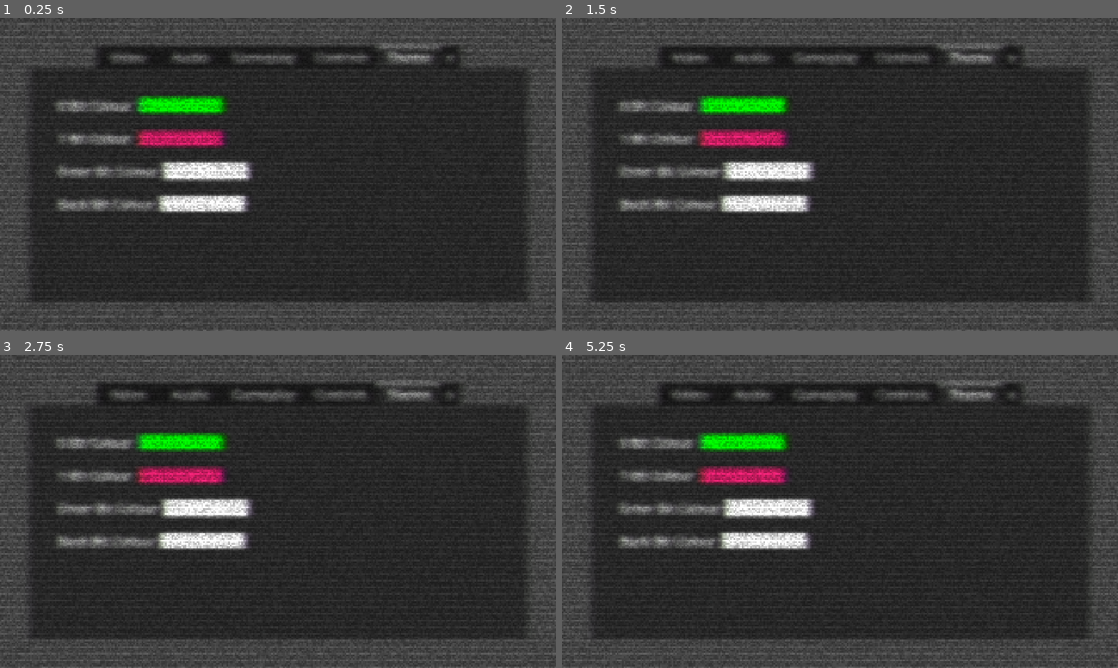
Above: before the commit, frames 1-4 (two rows, left to right).
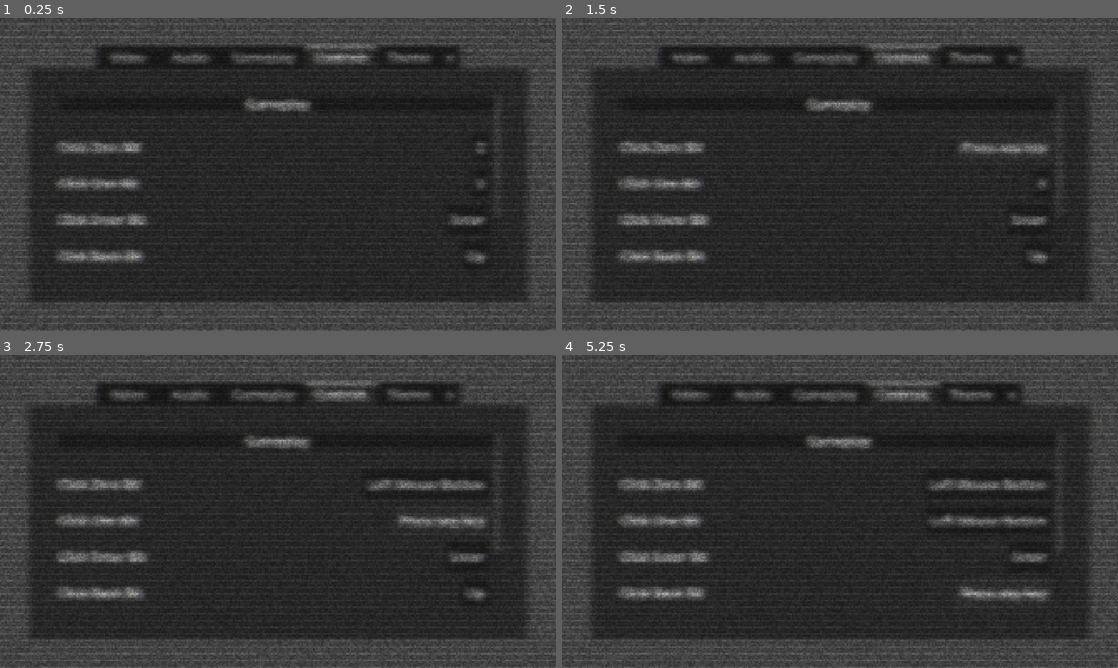
Above: after the commit, the same moments.

Repository: joeljanzen/Bitstreamer
Game: Godot game, scene res://Scenes/UI/settings_ui.tscn
Two runs of this game, one before a commit and one after it. Both use one fixed random seed, a clock stepped at 60 frames per second and the inputs below. This scene is started directly instead of the project's main scene. Sound files missing from this copy of the repository are replaced by a short silence.
Inputs (mouse positions are in pixels of both pictures, inside the frame that each line leads up to):
- Up to frame 1 (0.25 s): no input
- Up to frame 2 (1.5 s): click (1040, 146) at 0.5 s, where only the run after the commit has a clickable "Z"; click (1001, 146) at 1.25 s, where only the run after the commit has a clickable "Press any key"
- Up to frame 3 (2.75 s): click (478, 520) at 2 s, where only the run after the commit has a clickable "X"
- Up to frame 4 (5.25 s): click (990, 483) at 2.75 s, where only the run after the commit has a clickable "Left Mouse Button"; click (990, 520) at 3.5 s, where only the run after the commit has a clickable "Left Mouse Button"; click (1001, 520) at 4.25 s, where only the run after the commit has a clickable "Press any key"; click (1034, 592) at 5 s, where only the run after the commit has a clickable "Up"

The runs differ from the first frame. In frame 1, 9.6% of the frame differs, in the area x 9-88%, y 8-79%; in frame 2, 10%; in frame 3, 11%; in frame 4, 11%.

Commit message:
Controls settings

Diff:
--- /dev/null
+++ b/Scenes/UI/controls_settings.gd
@@ -0,0 +1,106 @@
+extends Control
+## UI for controls settings.
+
+@onready var _zero_bit_button = $MarginContainer/VBoxContainer/ScrollContainer/VBoxContainer/KeybindButton/ZeroBitClick
+@onready var _one_bit_button = $MarginContainer/VBoxContainer/ScrollContainer/VBoxContainer/KeybindButton2/OneBitClick
+@onready var _enter_bit_button = $MarginContainer/VBoxContainer/ScrollContainer/VBoxContainer/KeybindButton3/EnterBitClick
+@onready var _back_bit_button = $MarginContainer/VBoxContainer/ScrollContainer/VBoxContainer/KeybindButton4/BackBitClick
+@onready var _level_ui_button = $MarginContainer/VBoxContainer/ScrollContainer/VBoxContainer/KeybindButton5/ToggleLevelUI
+
+@onready var _menu_click_sound: AudioStreamPlayer = $"../../../../MenuClick"
+@onready var _menu_focus_sound: AudioStreamPlayer = $"../../../../MenuFocus"
+
+var current_action: String
+var current_button: Button
+var waiting_for_input := false
+
+
+## Set all controls settings to their current states.
+func _ready() -> void:
+	_set_button_text_to_bind(_zero_bit_button, "0_bit")
+	_set_button_text_to_bind(_one_bit_button, "1_bit")
+	_set_button_text_to_bind(_enter_bit_button, "enter_bit")
+	_set_button_text_to_bind(_back_bit_button, "back_bit")
+	_set_button_text_to_bind(_level_ui_button, "toggle_level_UI")
+
+
+func _input(event: InputEvent) -> void:
+	if waiting_for_input:
+		if event is InputEventKey || event is InputEventMouseButton and event.is_pressed():
+			_menu_click_sound.play()
+			#print("adding keybind of %s to action %s" % [event.as_text(), current_action])
+			InputMap.action_erase_events(current_action)
+			InputMap.action_add_event(current_action, event)
+			_set_button_text_to_bind(current_button, current_action)
+
+			waiting_for_input = false
+
+
+## Set the displayed text for the button to the bind for the event given
+func _set_button_text_to_bind(button: Button, event: String) -> void:
+	var bind = InputMap.action_get_events(event)[0].as_text().trim_suffix(" - Physical")
+	button.text = " " + bind + " "
+
+
+func _on_zero_bit_click_pressed() -> void:
+	_menu_click_sound.play()
+	waiting_for_input = true
+	current_action = "0_bit"
+	current_button = _zero_bit_button
+
+	current_button.text = " Press any key "
+
+
+func _on_one_bit_click_pressed() -> void:
+	_menu_click_sound.play()
+	waiting_for_input = true
+	current_action = "1_bit"
+	current_button = _one_bit_button
+
+	current_button.text = " Press any key "
+
+
+func _on_enter_bit_click_pressed() -> void:
+	_menu_click_sound.play()
+	waiting_for_input = true
+	current_action = "enter_bit"
+	current_button = _enter_bit_button
+
+	current_button.text = " Press any key "
+
+
+func _on_back_bit_click_pressed() -> void:
+	_menu_click_sound.play()
+	waiting_for_input = true
+	current_action = "back_bit"
+	current_button = _back_bit_button
+
+	current_button.text = " Press any key "
+
+
+func _on_toggle_level_ui_pressed() -> void:
+	_menu_click_sound.play()
+	waiting_for_input = true
+	current_action = "toggle_level_UI"
+	current_button = _level_ui_button
+
+	current_button.text = " Press any key "
+
+
+func _on_zero_bit_click_mouse_entered() -> void:
+	_menu_focus_sound.play()
+
+
+func _on_one_bit_click_mouse_entered() -> void:
+	_menu_focus_sound.play()
+
+
+func _on_enter_bit_click_mouse_entered() -> void:
+	_menu_focus_sound.play()
+
+
+func _on_back_bit_click_mouse_entered() -> void:
+	_menu_focus_sound.play()
+
+func _on_toggle_level_ui_mouse_entered() -> void:
+	_menu_focus_sound.play()
--- a/Scenes/UI/settings_ui.tscn
+++ b/Scenes/UI/settings_ui.tscn
@@ -5,6 +5,7 @@
 [ext_resource type="Script" uid="uid://mrx3y4y7fgem" path="res://Scripts/UI/Settings/video_settings.gd" id="3_7p8ph"]
 [ext_resource type="Script" uid="uid://borjw6w2ey2pp" path="res://Scripts/UI/Settings/audio_settings.gd" id="4_4ws3r"]
 [ext_resource type="Script" uid="uid://dn8pescend2an" path="res://Scripts/UI/Settings/gameplay_settings.gd" id="5_o3mvw"]
+[ext_resource type="Script" uid="uid://dl1yrbxq1qtwl" path="res://Scenes/UI/controls_settings.gd" id="6_4ws3r"]
 [ext_resource type="Script" uid="uid://b101e07ttbgf" path="res://Scripts/UI/Settings/theme_settings.gd" id="6_ijavf"]
 [ext_resource type="AudioStream" uid="uid://cmnpxs8mq0ia5" path="res://Resources/Audio/SFX/MenuClick.wav" id="7_xoqkd"]
 [ext_resource type="PackedScene" uid="uid://btn2epedit6s3" path="res://Scenes/UI/color_button.tscn" id="7_ym2e5"]
@@ -38,7 +39,7 @@
 size_flags_vertical = 3
 theme = ExtResource("2_ym2e5")
 tab_alignment = 1
-current_tab = 4
+current_tab = 3
 clip_tabs = false
 tab_focus_mode = 0
 tab_0/title = "   Video   "
@@ -64,7 +65,7 @@
 grow_vertical = 2
 theme_override_constants/margin_left = 100
 theme_override_constants/margin_top = 100
-theme_override_constants/margin_right = 150
+theme_override_constants/margin_right = 100
 theme_override_constants/margin_bottom = 100
 
 [node name="VBoxContainer" type="VBoxContainer" parent="CanvasLayer/MarginContainer/TabContainer/Video/MarginContainer" unique_id=1317892370]
@@ -114,7 +115,7 @@
 grow_vertical = 2
 theme_override_constants/margin_left = 100
 theme_override_constants/margin_top = 100
-theme_override_constants/margin_right = 150
+theme_override_constants/margin_right = 100
 theme_override_constants/margin_bottom = 100
 
 [node name="VBoxContainer" type="VBoxContainer" parent="CanvasLayer/MarginContainer/TabContainer/Audio/MarginContainer" unique_id=853493677]
@@ -193,7 +194,7 @@
 grow_vertical = 2
 theme_override_constants/margin_left = 100
 theme_override_constants/margin_top = 100
-theme_override_constants/margin_right = 150
+theme_override_constants/margin_right = 100
 theme_override_constants/margin_bottom = 100
 
 [node name="VBoxContainer" type="VBoxContainer" parent="CanvasLayer/MarginContainer/TabContainer/Gameplay/MarginContainer" unique_id=1237976513]
@@ -255,12 +256,196 @@
 text = "Level Interface "
 
 [node name="Controls" type="Control" parent="CanvasLayer/MarginContainer/TabContainer" unique_id=29722946]
-visible = false
-layout_mode = 2
+layout_mode = 2
+script = ExtResource("6_4ws3r")
 metadata/_tab_index = 3
 metadata/_tab_name = "  Controls  "
 
+[node name="MarginContainer" type="MarginContainer" parent="CanvasLayer/MarginContainer/TabContainer/Controls" unique_id=2121401645]
+layout_mode = 1
+anchors_preset = 15
+anchor_right = 1.0
+anchor_bottom = 1.0
+grow_horizontal = 2
+grow_vertical = 2
+theme_override_constants/margin_left = 100
+theme_override_constants/margin_top = 100
+theme_override_constants/margin_right = 100
+theme_override_constants/margin_bottom = 100
+
+[node name="VBoxContainer" type="VBoxContainer" parent="CanvasLayer/MarginContainer/TabContainer/Controls/MarginContainer" unique_id=933063746]
+layout_mode = 2
+theme_override_constants/separation = 50
+
+[node name="ScrollContainer" type="ScrollContainer" parent="CanvasLayer/MarginContainer/TabContainer/Controls/MarginContainer/VBoxContainer" unique_id=1628834083]
+layout_mode = 2
+size_flags_vertical = 3
+
+[node name="VBoxContainer" type="VBoxContainer" parent="CanvasLayer/MarginContainer/TabContainer/Controls/MarginContainer/VBoxContainer/ScrollContainer" unique_id=1469274341]
+layout_mode = 2
+size_flags_horizontal = 3
+theme_override_constants/separation = 25
+
+[node name="GameplaySeparator" type="Panel" parent="CanvasLayer/MarginContainer/TabContainer/Controls/MarginContainer/VBoxContainer/ScrollContainer/VBoxContainer" unique_id=563523029]
+custom_minimum_size = Vector2(0, 50)
+layout_mode = 2
+
+[node name="GameplayLabel" type="Label" parent="CanvasLayer/MarginContainer/TabContainer/Controls/MarginContainer/VBoxContainer/ScrollContainer/VBoxContainer/GameplaySeparator" unique_id=239067558]
+layout_mode = 1
+anchors_preset = 8
+anchor_left = 0.5
+anchor_top = 0.5
+anchor_right = 0.5
+anchor_bottom = 0.5
+offset_left = -99.0
+offset_top = -23.0
+offset_right = 99.0
+offset_bottom = 23.0
+grow_horizontal = 2
+grow_vertical = 2
+size_flags_horizontal = 4
+text = "Gameplay"
+
+[node name="Spacer" type="Control" parent="CanvasLayer/MarginContainer/TabContainer/Controls/MarginContainer/VBoxContainer/ScrollContainer/VBoxContainer" unique_id=1435447413]
+custom_minimum_size = Vector2(0, 25)
+layout_mode = 2
+
+[node name="KeybindButton" type="HBoxContainer" parent="CanvasLayer/MarginContainer/TabContainer/Controls/MarginContainer/VBoxContainer/ScrollContainer/VBoxContainer" unique_id=2003695086]
+layout_mode = 2
+
+[node name="ActionLabel" type="Label" parent="CanvasLayer/MarginContainer/TabContainer/Controls/MarginContainer/VBoxContainer/ScrollContainer/VBoxContainer/KeybindButton" unique_id=1589276085]
+layout_mode = 2
+mouse_filter = 1
+text = "Click Zero Bit"
+
+[node name="ZeroBitClick" type="Button" parent="CanvasLayer/MarginContainer/TabContainer/Controls/MarginContainer/VBoxContainer/ScrollContainer/VBoxContainer/KeybindButton" unique_id=1034372986]
+custom_minimum_size = Vector2(0, 100)
+layout_mode = 2
+size_flags_horizontal = 10
+size_flags_vertical = 8
+focus_mode = 0
+theme = ExtResource("2_ym2e5")
+text = " 0 "
+
+[node name="Spacer" type="Control" parent="CanvasLayer/MarginContainer/TabContainer/Controls/MarginContainer/VBoxContainer/ScrollContainer/VBoxContainer/KeybindButton" unique_id=820208534]
+custom_minimum_size = Vector2(20, 0)
+layout_mode = 2
+
+[node name="KeybindButton2" type="HBoxContainer" parent="CanvasLayer/MarginContainer/TabContainer/Controls/MarginContainer/VBoxContainer/ScrollContainer/VBoxContainer" unique_id=1156175079]
+layout_mode = 2
+
+[node name="ActionLabel" type="Label" parent="CanvasLayer/MarginContainer/TabContainer/Controls/MarginContainer/VBoxContainer/ScrollContainer/VBoxContainer/KeybindButton2" unique_id=355181695]
+layout_mode = 2
+mouse_filter = 1
+text = "Click One Bit"
+
+[node name="OneBitClick" type="Button" parent="CanvasLayer/MarginContainer/TabContainer/Controls/MarginContainer/VBoxContainer/ScrollContainer/VBoxContainer/KeybindButton2" unique_id=1870582109]
+custom_minimum_size = Vector2(0, 100)
+layout_mode = 2
+size_flags_horizontal = 10
+size_flags_vertical = 8
+focus_mode = 0
+theme = ExtResource("2_ym2e5")
+text = " 1 "
+
+[node name="Spacer" type="Control" parent="CanvasLayer/MarginContainer/TabContainer/Controls/MarginContainer/VBoxContainer/ScrollContainer/VBoxContainer/KeybindButton2" unique_id=698205072]
+custom_minimum_size = Vector2(20, 0)
+layout_mode = 2
+
+[node name="KeybindButton3" type="HBoxContainer" parent="CanvasLayer/MarginContainer/TabContainer/Controls/MarginContainer/VBoxContainer/ScrollContainer/VBoxContainer" unique_id=105171814]
+layout_mode = 2
+
+[node name="ActionLabel" type="Label" parent="CanvasLayer/MarginContainer/TabContainer/Controls/MarginContainer/VBoxContainer/ScrollContainer/VBoxContainer/KeybindButton3" unique_id=367014669]
+layout_mode = 2
+mouse_filter = 1
+text = "Click Enter Bit"
+
+[node name="EnterBitClick" type="Button" parent="CanvasLayer/MarginContainer/TabContainer/Controls/MarginContainer/VBoxContainer/ScrollContainer/VBoxContainer/KeybindButton3" unique_id=1228514475]
+custom_minimum_size = Vector2(0, 100)
+layout_mode = 2
+size_flags_horizontal = 10
+size_flags_vertical = 8
+focus_mode = 0
+theme = ExtResource("2_ym2e5")
+text = " Enter "
+
+[node name="Spacer" type="Control" parent="CanvasLayer/MarginContainer/TabContainer/Controls/MarginContainer/VBoxContainer/ScrollContainer/VBoxContainer/KeybindButton3" unique_id=1920111676]
+custom_minimum_size = Vector2(20, 0)
+layout_mode = 2
+
+[node name="KeybindButton4" type="HBoxContainer" parent="CanvasLayer/MarginContainer/TabContainer/Controls/MarginContainer/VBoxContainer/ScrollContainer/VBoxContainer" unique_id=1664406226]
+layout_mode = 2
+
+[node name="ActionLabel" type="Label" parent="CanvasLayer/MarginContainer/TabContainer/Controls/MarginContainer/VBoxContainer/ScrollContainer/VBoxContainer/KeybindButton4" unique_id=17418925]
+layout_mode = 2
+mouse_filter = 1
+text = "Click Back Bit"
+
+[node name="BackBitClick" type="Button" parent="CanvasLayer/MarginContainer/TabContainer/Controls/MarginContainer/VBoxContainer/ScrollContainer/VBoxContainer/KeybindButton4" unique_id=154096359]
+custom_minimum_size = Vector2(0, 100)
+layout_mode = 2
+size_flags_horizontal = 10
+size_flags_vertical = 8
+focus_mode = 0
+theme = ExtResource("2_ym2e5")
+text = " Up "
+
+[node name="Spacer" type="Control" parent="CanvasLayer/MarginContainer/TabContainer/Controls/MarginContainer/VBoxContainer/ScrollContainer/VBoxContainer/KeybindButton4" unique_id=221678346]
+custom_minimum_size = Vector2(20, 0)
+layout_mode = 2
+
+[node name="Spacer2" type="Control" parent="CanvasLayer/MarginContainer/TabContainer/Controls/MarginContainer/VBoxContainer/ScrollContainer/VBoxContainer" unique_id=1352130963]
+custom_minimum_size = Vector2(0, 25)
+layout_mode = 2
+
+[node name="InterfaceSeparator" type="Panel" parent="CanvasLayer/MarginContainer/TabContainer/Controls/MarginContainer/VBoxContainer/ScrollContainer/VBoxContainer" unique_id=263771924]
+custom_minimum_size = Vector2(0, 50)
+layout_mode = 2
+size_flags_vertical = 4
+
+[node name="InterfaceLabel" type="Label" parent="CanvasLayer/MarginContainer/TabContainer/Controls/MarginContainer/VBoxContainer/ScrollContainer/VBoxContainer/InterfaceSeparator" unique_id=368261289]
+layout_mode = 1
+anchors_preset = 8
+anchor_left = 0.5
+anchor_top = 0.5
+anchor_right = 0.5
+anchor_bottom = 0.5
+offset_left = -99.0
+offset_top = -23.0
+offset_right = 99.0
+offset_bottom = 23.0
+grow_horizontal = 2
+grow_vertical = 2
+size_flags_horizontal = 4
+text = "Interface"
+
+[node name="Spacer3" type="Control" parent="CanvasLayer/MarginContainer/TabContainer/Controls/MarginContainer/VBoxContainer/ScrollContainer/VBoxContainer" unique_id=692727898]
+custom_minimum_size = Vector2(0, 25)
+layout_mode = 2
+
+[node name="KeybindButton5" type="HBoxContainer" parent="CanvasLayer/MarginContainer/TabContainer/Controls/MarginContainer/VBoxContainer/ScrollContainer/VBoxContainer" unique_id=972426781]
+layout_mode = 2
+
+[node name="ActionLabel" type="Label" parent="CanvasLayer/MarginContainer/TabContainer/Controls/MarginContainer/VBoxContainer/ScrollContainer/VBoxContainer/KeybindButton5" unique_id=635441574]
+layout_mode = 2
+mouse_filter = 1
+text = "Toggle Level Interface"
+
+[node name="ToggleLevelUI" type="Button" parent="CanvasLayer/MarginContainer/TabContainer/Controls/MarginContainer/VBoxContainer/ScrollContainer/VBoxContainer/KeybindButton5" unique_id=501388197]
+custom_minimum_size = Vector2(0, 100)
+layout_mode = 2
+size_flags_horizontal = 10
+size_flags_vertical = 8
+focus_mode = 0
+theme = ExtResource("2_ym2e5")
+text = " Tab "
+
+[node name="Spacer" type="Control" parent="CanvasLayer/MarginContainer/TabContainer/Controls/MarginContainer/VBoxContainer/ScrollContainer/VBoxContainer/KeybindButton5" unique_id=1249089136]
+custom_minimum_size = Vector2(20, 0)
+layout_mode = 2
+
 [node name="Theme" type="Control" parent="CanvasLayer/MarginContainer/TabContainer" unique_id=1071803890]
+visible = false
 layout_mode = 2
 script = ExtResource("6_ijavf")
 metadata/_tab_index = 4
@@ -275,7 +460,7 @@
 grow_vertical = 2
 theme_override_constants/margin_left = 100
 theme_override_constants/margin_top = 100
-theme_override_constants/margin_right = 150
+theme_override_constants/margin_right = 100
 theme_override_constants/margin_bottom = 100
 
 [node name="VBoxContainer" type="VBoxContainer" parent="CanvasLayer/MarginContainer/TabContainer/Theme/MarginContainer" unique_id=226267684]
@@ -365,11 +550,25 @@
 [connection signal="toggled" from="CanvasLayer/MarginContainer/TabContainer/Gameplay/MarginContainer/VBoxContainer/HBoxContainer6/MissEffect" to="CanvasLayer/MarginContainer/TabContainer/Gameplay" method="_on_miss_effect_toggled"]
 [connection signal="toggled" from="CanvasLayer/MarginContainer/TabContainer/Gameplay/MarginContainer/VBoxContainer/HBoxContainer4/CursorFlicker" to="CanvasLayer/MarginContainer/TabContainer/Gameplay" method="_on_cursor_flicker_toggled"]
 [connection signal="toggled" from="CanvasLayer/MarginContainer/TabContainer/Gameplay/MarginContainer/VBoxContainer/HBoxContainer5/LevelUI" to="CanvasLayer/MarginContainer/TabContainer/Gameplay" method="_on_level_ui_toggled"]
+[connection signal="mouse_entered" from="CanvasLayer/MarginContainer/TabContainer/Controls/MarginContainer/VBoxContainer/ScrollContainer/VBoxContainer/KeybindButton/ZeroBitClick" to="CanvasLayer/MarginContainer/TabContainer/Controls" method="_on_zero_bit_click_mouse_entered"]
+[connection signal="pressed" from="CanvasLayer/MarginContainer/TabContainer/Controls/MarginContainer/VBoxContainer/ScrollContainer/VBoxContainer/KeybindButton/ZeroBitClick" to="CanvasLayer/MarginContainer/TabContainer/Controls" method="_on_zero_bit_click_pressed"]
+[connection signal="mouse_entered" from="CanvasLayer/MarginContainer/TabContainer/Controls/MarginContainer/VBoxContainer/ScrollContainer/VBoxContainer/KeybindButton2/OneBitClick" to="CanvasLayer/MarginContainer/TabContainer/Controls" method="_on_one_bit_click_mouse_entered"]
+[connection signal="pressed" from="CanvasLayer/MarginContainer/TabContainer/Controls/MarginContainer/VBoxContainer/ScrollContainer/VBoxContainer/KeybindButton2/OneBitClick" to="CanvasLayer/MarginContainer/TabContainer/Controls" method="_on_one_bit_click_pressed"]
+[connection signal="mouse_entered" from="CanvasLayer/MarginContainer/TabContainer/Controls/MarginContainer/VBoxContainer/ScrollContainer/VBoxContainer/KeybindButton3/EnterBitClick" to="CanvasLayer/MarginContainer/TabContainer/Controls" method="_on_enter_bit_click_mouse_entered"]
+[connection signal="pressed" from="CanvasLayer/MarginContainer/TabContainer/Controls/MarginContainer/VBoxContainer/ScrollContainer/VBoxContainer/KeybindButton3/EnterBitClick" to="CanvasLayer/MarginContainer/TabContainer/Controls" method="_on_enter_bit_click_pressed"]
+[connection signal="mouse_entered" from="CanvasLayer/MarginContainer/TabContainer/Controls/MarginContainer/VBoxContainer/ScrollContainer/VBoxContainer/KeybindButton4/BackBitClick" to="CanvasLayer/MarginContainer/TabContainer/Controls" method="_on_back_bit_click_mouse_entered"]
+[connection signal="pressed" from="CanvasLayer/MarginContainer/TabContainer/Controls/MarginContainer/VBoxContainer/ScrollContainer/VBoxContainer/KeybindButton4/BackBitClick" to="CanvasLayer/MarginContainer/TabContainer/Controls" method="_on_back_bit_click_pressed"]
+[connection signal="mouse_entered" from="CanvasLayer/MarginContainer/TabContainer/Controls/MarginContainer/VBoxContainer/ScrollContainer/VBoxContainer/KeybindButton5/ToggleLevelUI" to="CanvasLayer/MarginContainer/TabContainer/Controls" method="_on_toggle_level_ui_mouse_entered"]
+[connection signal="pressed" from="CanvasLayer/MarginContainer/TabContainer/Controls/MarginContainer/VBoxContainer/ScrollContainer/VBoxContainer/KeybindButton5/ToggleLevelUI" to="CanvasLayer/MarginContainer/TabContainer/Controls" method="_on_toggle_level_ui_pressed"]
 [connection signal="color_changed" from="CanvasLayer/MarginContainer/TabContainer/Theme/MarginContainer/VBoxContainer/HBoxContainer/ZeroBitColor" to="CanvasLayer/MarginContainer/TabContainer/Theme" method="_on_zero_bit_color_color_changed"]
+[connection signal="mouse_entered" from="CanvasLayer/MarginContainer/TabContainer/Theme/MarginContainer/VBoxContainer/HBoxContainer/ZeroBitColor" to="CanvasLayer/MarginContainer/TabContainer/Theme" method="_on_zero_bit_color_mouse_entered"]
 [connection signal="pressed" from="CanvasLayer/MarginContainer/TabContainer/Theme/MarginContainer/VBoxContainer/HBoxContainer/ZeroBitColor" to="CanvasLayer/MarginContainer/TabContainer/Theme" method="_on_zero_bit_color_pressed"]
 [connection signal="color_changed" from="CanvasLayer/MarginContainer/TabContainer/Theme/MarginContainer/VBoxContainer/HBoxContainer2/OneBitColor" to="CanvasLayer/MarginContainer/TabContainer/Theme" method="_on_one_bit_color_color_changed"]
+[connection signal="mouse_entered" from="CanvasLayer/MarginContainer/TabContainer/Theme/MarginContainer/VBoxContainer/HBoxContainer2/OneBitColor" to="CanvasLayer/MarginContainer/TabContainer/Theme" method="_on_one_bit_color_mouse_entered"]
 [connection signal="pressed" from="CanvasLayer/MarginContainer/TabContainer/Theme/MarginContainer/VBoxContainer/HBoxContainer2/OneBitColor" to="CanvasLayer/MarginContainer/TabContainer/Theme" method="_on_one_bit_color_pressed"]
 [connection signal="color_changed" from="CanvasLayer/MarginContainer/TabContainer/Theme/MarginContainer/VBoxContainer/HBoxContainer3/EnterBitColor" to="CanvasLayer/MarginContainer/TabContainer/Theme" method="_on_enter_bit_color_color_changed"]
+[connection signal="mouse_entered" from="CanvasLayer/MarginContainer/TabContainer/Theme/MarginContainer/VBoxContainer/HBoxContainer3/EnterBitColor" to="CanvasLayer/MarginContainer/TabContainer/Theme" method="_on_enter_bit_color_mouse_entered"]
 [connection signal="pressed" from="CanvasLayer/MarginContainer/TabContainer/Theme/MarginContainer/VBoxContainer/HBoxContainer3/EnterBitColor" to="CanvasLayer/MarginContainer/TabContainer/Theme" method="_on_enter_bit_color_pressed"]
 [connection signal="color_changed" from="CanvasLayer/MarginContainer/TabContainer/Theme/MarginContainer/VBoxContainer/HBoxContainer4/BackBitColor" to="CanvasLayer/MarginContainer/TabContainer/Theme" method="_on_back_bit_color_color_changed"]
+[connection signal="mouse_entered" from="CanvasLayer/MarginContainer/TabContainer/Theme/MarginContainer/VBoxContainer/HBoxContainer4/BackBitColor" to="CanvasLayer/MarginContainer/TabContainer/Theme" method="_on_back_bit_color_mouse_entered"]
 [connection signal="pressed" from="CanvasLayer/MarginContainer/TabContainer/Theme/MarginContainer/VBoxContainer/HBoxContainer4/BackBitColor" to="CanvasLayer/MarginContainer/TabContainer/Theme" method="_on_back_bit_color_pressed"]
--- a/Scripts/UI/Settings/theme_settings.gd
+++ b/Scripts/UI/Settings/theme_settings.gd
@@ -7,6 +7,7 @@
 @onready var _back_bit_color_selector = $MarginContainer/VBoxContainer/HBoxContainer4/BackBitColor
 
 @onready var _menu_click_sound: AudioStreamPlayer = $"../../../../MenuClick"
+@onready var _menu_focus_sound: AudioStreamPlayer = $"../../../../MenuFocus"
 @onready var _color_click_sound: AudioStreamPlayer = $"../../../../ColorClick"
 
 
@@ -52,3 +53,19 @@
 
 func _on_back_bit_color_pressed() -> void:
 	_menu_click_sound.play()
+
+
+func _on_zero_bit_color_mouse_entered() -> void:
+	_menu_focus_sound.play()
+
+
+func _on_one_bit_color_mouse_entered() -> void:
+	_menu_focus_sound.play()
+
+
+func _on_enter_bit_color_mouse_entered() -> void:
+	_menu_focus_sound.play()
+
+
+func _on_back_bit_color_mouse_entered() -> void:
+	_menu_focus_sound.play()
--- a/project.godot
+++ b/project.godot
@@ -41,20 +41,17 @@
 
 0_bit={
 "deadzone": 0.2,
-"events": [Object(InputEventKey,"resource_local_to_scene":fa …(140 unchanged characters)… d":false,"keycode":0,"physical_keycode":48,"key_label":0,"unicode":48,"location":0,"echo":false,"script":null)
-, Object(InputEventKey,"resource_local_to_scene":false,"resource_name":"","device":-1,"window_id":0,"alt_pressed":false,"shift_pressed":false,"ctrl_pressed":false,"meta_pressed":false,"pressed":false,"keycode":0,"physical_keycode":90,"key_label":0,"unicode":122,"location":0,"echo":false,"script":null)
+"events": [Object(InputEventKey,"resource_local_to_scene":fa …(140 unchanged characters)… d":false,"keycode":0,"physical_keycode":90,"key_label":0,"unicode":122,"location":0,"echo":false,"script":null)
 ]
 }
 1_bit={
 "deadzone": 0.2,
-"events": [Object(InputEventKey,"resource_local_to_scene":fa …(140 unchanged characters)… d":false,"keycode":0,"physical_keycode":49,"key_label":0,"unicode":49,"location":0,"echo":false,"script":null)
-, Object(InputEventKey,"resource_local_to_scene":false,"resource_name":"","device":-1,"window_id":0,"alt_pressed":false,"shift_pressed":false,"ctrl_pressed":false,"meta_pressed":false,"pressed":false,"keycode":0,"physical_keycode":88,"key_label":0,"unicode":120,"location":0,"echo":false,"script":null)
+"events": [Object(InputEventKey,"resource_local_to_scene":fa …(140 unchanged characters)… d":false,"keycode":0,"physical_keycode":88,"key_label":0,"unicode":120,"location":0,"echo":false,"script":null)
 ]
 }
 enter_bit={
 "deadzone": 0.2,
 "events": [Object(InputEventKey,"resource_local_to_scene":false,"resource_name":"","device":-1,"window_id":0,"alt_press …(195 unchanged characters)…
-, Object(InputEventKey,"resource_local_to_scene":false,"resource_name":"","device":-1,"window_id":0,"alt_pressed":false,"shift_pressed":false,"ctrl_pressed":false,"meta_pressed":false,"pressed":false,"keycode":0,"physical_keycode":4194322,"key_label":0,"unicode":0,"location":0,"echo":false,"script":null)
 ]
 }
 back_bit={
Not shown, added: Scenes/UI/controls_settings.gd.uid
